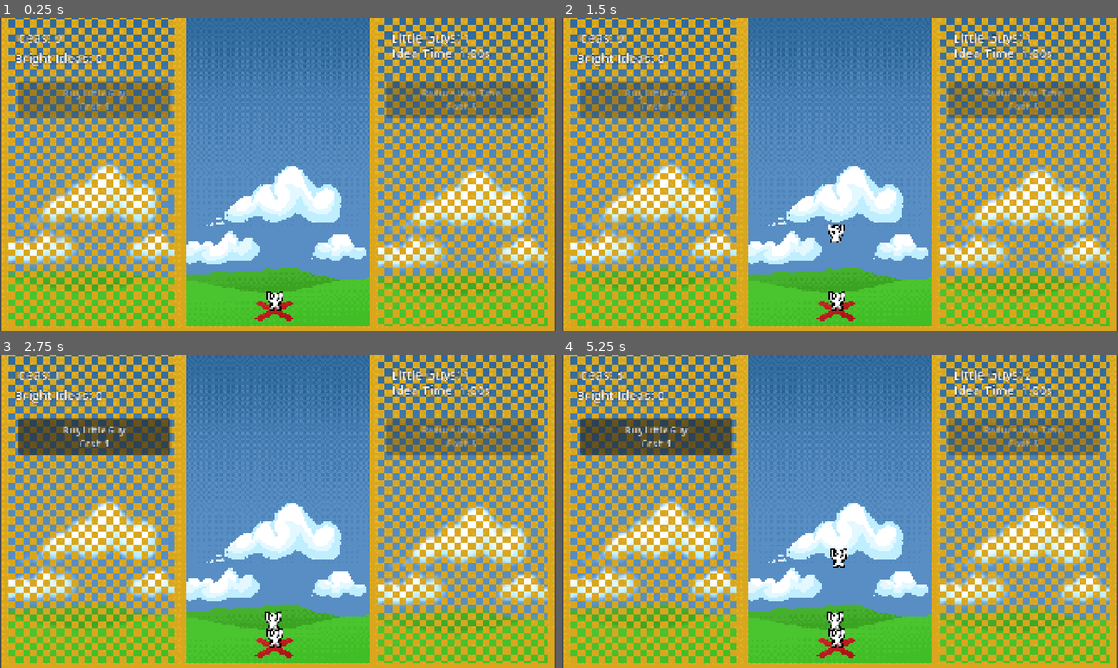
Above: before the commit, frames 1-4 (two rows, left to right).
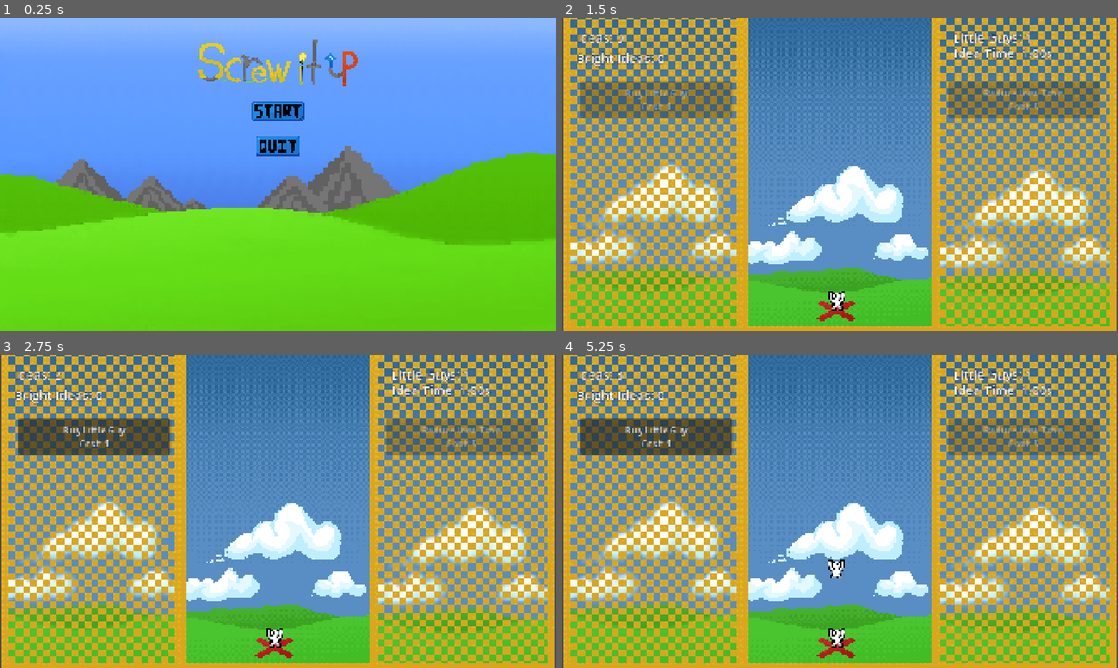
Above: after the commit, the same moments.

Repository: jablonskibrandan/ScrewItUp
Game: Godot game, scene res://scenes/main_menu.tscn
Same seed, same stepped clock (60 frames per second), same inputs: the game is played once before the commit and once after it. Before the commit the project starts from res://scenes/main.tscn.
Inputs (mouse positions are in pixels of both pictures, inside the frame that each line leads up to):
- Up to frame 1 (0.25 s): no input
- Up to frame 2 (1.5 s): click (840, 111) at 0.52 s; click (656, 99) at 1.25 s, where only the run before the commit has a clickable "Buy Little Guy Cost: 1"
- Up to frame 3 (2.75 s): tap Enter (ui_accept) at 2 s; move the mouse to (400, 495) at 2.02 s; hold Right (ui_right) from 2.03 s (still down); hold Enter (ui_accept) from 2.03 s (still down); click (400, 495) at 2.17 s
- Up to frame 4 (5.25 s): move the mouse to (728, 527) at 2.77 s; release Right (ui_right) at 2.78 s; release Enter (ui_accept) at 2.78 s; hold Down (ui_down) 2.78-3.53 s; tap Enter (ui_accept) at 2.85, 3.02, 3.32, 3.5, 4.35, 4.52, 4.82, 5 s; click (728, 527) at 2.92 s; move the mouse to (895, 442) at 3.52 s; hold Right (ui_right) 3.53-4.28 s; hold Enter (ui_accept) 3.53-4.28 s; click (895, 442) at 3.67 s; move the mouse to (812, 574) at 4.27 s; hold Up (ui_up) 4.28-5.03 s; click (812, 574) at 4.42 s; move the mouse to (1006, 558) at 5.02 s; hold Left (ui_left) from 5.03 s (still down); hold Enter (ui_accept) from 5.03 s (still down); click (1006, 558) at 5.17 s

The runs differ from the first frame. In frame 1, 100% of the frame differs, in the area x 0-100%, y 0-100%; in frame 2, 0.1%; in frame 3, 0.2%; in frame 4, 0.4%.

Commit message:
Implementing main menu

Diff:
--- a/project.godot
+++ b/project.godot
@@ -15,7 +15,7 @@
 [application]
 
 config/name="Screw It Up"
-run/main_scene="res://scenes/Main.tscn"
+run/main_scene="uid://cjf0np2jymnl6"
 config/features=PackedStringArray("4.6", "Forward Plus")
 config/icon="res://assets/little_guy.png"
 
--- a/scenes/main.tscn
+++ b/scenes/main.tscn
@@ -59,10 +59,8 @@
 game_manager = NodePath("../../GameManager")
 camera_controller = NodePath("../Camera2D")
 
-[node name="LittleGuy" parent="World" unique_id=338728597 node_paths=PackedStringArray("little_guy_pop", "rare_guy_pop") instance=ExtResource("3_tbgi4")]
+[node name="LittleGuy" parent="World" unique_id=338728597 instance=ExtResource("3_tbgi4")]
 position = Vector2(475, 638)
-little_guy_pop = NodePath("")
-rare_guy_pop = NodePath("")
 
 [node name="ScreenUI" type="CanvasLayer" parent="." unique_id=1507895780 node_paths=PackedStringArray("spawner", "game_ …(198 unchanged characters)…
 layer = 10
--- /dev/null
+++ b/scenes/main_menu.tscn
@@ -0,0 +1,86 @@
+[gd_scene format=3 uid="uid://cjf0np2jymnl6"]
+
+[ext_resource type="Script" path="res://scripts/main_menu.gd" id="1_main"]
+[ext_resource type="Texture2D" path="res://sprites/screwitup-title-screen-pixilart_4.png" id="2_bg"]
+[ext_resource type="Texture2D" path="res://sprites/menu_title_cropped.png" id="3_title"]
+[ext_resource type="Script" path="res://scripts/texture_whimsy.gd" id="4_sway"]
+[ext_resource type="Texture2D" path="res://sprites/start_button_cropped.png" id="5_start"]
+[ext_resource type="Texture2D" path="res://sprites/start_button_focus.png" id="6_start_focus"]
+[ext_resource type="Texture2D" path="res://sprites/quit_button_cropped.png" id="7_quit"]
+[ext_resource type="Texture2D" path="res://sprites/quit_button_focus.png" id="8_quit_focus"]
+
+[node name="MainMenu" type="Control"]
+layout_mode = 3
+anchors_preset = 15
+anchor_right = 1.0
+anchor_bottom = 1.0
+grow_horizontal = 2
+grow_vertical = 2
+script = ExtResource("1_main")
+
+[node name="TitleBackground" type="TextureRect" parent="."]
+z_index = -10
+layout_mode = 1
+anchors_preset = 15
+anchor_right = 1.0
+anchor_bottom = 1.0
+grow_horizontal = 2
+grow_vertical = 2
+mouse_filter = 2
+texture = ExtResource("2_bg")
+expand_mode = 1
+stretch_mode = 0
+
+[node name="VBoxContainer" type="VBoxContainer" parent="."]
+layout_mode = 1
+anchor_left = 0.5
+anchor_right = 0.5
+offset_left = -420.0
+offset_top = 70.0
+offset_right = 420.0
+offset_bottom = 680.0
+grow_horizontal = 2
+theme_override_constants/separation = 24
+alignment = 0
+
+[node name="TitleImage" type="TextureRect" parent="VBoxContainer"]
+custom_minimum_size = Vector2(650, 180)
+layout_mode = 2
+size_flags_horizontal = 4
+size_flags_vertical = 0
+texture = ExtResource("3_title")
+expand_mode = 1
+stretch_mode = 5
+script = ExtResource("4_sway")
+sway_degrees = 3.5
+sway_speed = 0.45
+
+[node name="PlayButton" type="TextureButton" parent="VBoxContainer"]
+z_index = 20
+custom_minimum_size = Vector2(300, 95)
+layout_mode = 2
+size_flags_horizontal = 4
+size_flags_vertical = 0
+focus_mode = 2
+mouse_filter = 0
+ignore_texture_size = true
+stretch_mode = 5
+texture_normal = ExtResource("5_start")
+texture_pressed = ExtResource("6_start_focus")
+texture_hover = ExtResource("6_start_focus")
+texture_focused = ExtResource("6_start_focus")
+
+[node name="QuitButton" type="TextureButton" parent="VBoxContainer"]
+z_index = 20
+custom_minimum_size = Vector2(260, 95)
+layout_mode = 2
+size_flags_horizontal = 4
+size_flags_vertical = 0
+focus_mode = 2
+mouse_filter = 0
+ignore_texture_size = true
+stretch_mode = 5
+texture_normal = ExtResource("7_quit")
+texture_pressed = ExtResource("8_quit_focus")
+texture_hover = ExtResource("8_quit_focus")
+texture_focused = ExtResource("8_quit_focus")
--- /dev/null
+++ b/scripts/main_menu.gd
@@ -0,0 +1,107 @@
+extends Control
+
+@onready var background: TextureRect = $TitleBackground
+@onready var title_image: TextureRect = $VBoxContainer/TitleImage
+@onready var play_button: TextureButton = $VBoxContainer/PlayButton
+@onready var quit_button: TextureButton = $VBoxContainer/QuitButton
+
+var _transitioning: bool = false
+var _play_tween: Tween
+var _quit_tween: Tween
+
+const NORMAL_SCALE := Vector2.ONE
+const HOVER_SCALE := Vector2(1.08, 1.08)
+const BUTTON_TWEEN_TIME := 0.12
+
+func _ready() -> void:
+	# Keep the fullscreen background behind the menu and prevent it from stealing mouse input.
+	background.mouse_filter = Control.MOUSE_FILTER_IGNORE
+	background.z_index = -10
+
+	_setup_button(play_button)
+	_setup_button(quit_button)
+
+	play_button.pressed.connect(_on_play_pressed)
+	quit_button.pressed.connect(_on_quit_pressed)
+
+	# Controller/keyboard navigation should work, but START should not look selected immediately.
+	play_button.focus_neighbor_bottom = play_button.get_path_to(quit_button)
+	quit_button.focus_neighbor_top = quit_button.get_path_to(play_button)
+
+func _setup_button(button: TextureButton) -> void:
+	button.mouse_filter = Control.MOUSE_FILTER_STOP
+	button.focus_mode = Control.FOCUS_ALL
+	button.pivot_offset = button.size / 2.0
+	button.resized.connect(func() -> void:
+		button.pivot_offset = button.size / 2.0
+	)
+	button.mouse_entered.connect(func() -> void:
+		_animate_button(button, true)
+	)
+	button.mouse_exited.connect(func() -> void:
+		_animate_button(button, false)
+	)
+	button.focus_entered.connect(func() -> void:
+		_animate_button(button, true)
+	)
+	button.focus_exited.connect(func() -> void:
+		_animate_button(button, false)
+	)
+
+func _input(event: InputEvent) -> void:
+	if _transitioning:
+		return
+
+	# Fallback mouse click handling. This makes the menu still work even if something
+	# in the UI accidentally blocks the TextureButton pressed signal.
+	if event is InputEventMouseButton:
+		if event.button_index == MOUSE_BUTTON_LEFT and not event.pressed:
+			var mouse_pos := get_global_mouse_position()
+			if play_button.get_global_rect().has_point(mouse_pos):
+				get_viewport().set_input_as_handled()
+				_on_play_pressed()
+			elif quit_button.get_global_rect().has_point(mouse_pos):
+				get_viewport().set_input_as_handled()
+				_on_quit_pressed()
+
+	# Do not grab focus on startup. Only focus START after the player actually uses
+	# keyboard/controller navigation.
+	if event.is_action_pressed("ui_up") or event.is_action_pressed("ui_down") or event.is_action_pressed("ui_left") or event.is_action_pressed("ui_right"):
+		var focused := get_viewport().gui_get_focus_owner()
+		if focused != play_button and focused != quit_button:
+			play_button.grab_focus()
+
+	if event.is_action_pressed("ui_accept"):
+		var focused := get_viewport().gui_get_focus_owner()
+		if focused == null:
+			play_button.grab_focus()
+		elif focused == play_button:
+			_on_play_pressed()
+		elif focused == quit_button:
+			_on_quit_pressed()
+
+func _animate_button(button: TextureButton, highlighted: bool) -> void:
+	var target_scale := HOVER_SCALE if highlighted else NORMAL_SCALE
+	var tween_ref: Tween = _play_tween if button == play_button else _quit_tween
+	if tween_ref:
+		tween_ref.kill()
+
+	var new_tween := create_tween()
+	new_tween.tween_property(button, "scale", target_scale, BUTTON_TWEEN_TIME)
+
+	if button == play_button:
+		_play_tween = new_tween
+	else:
+		_quit_tween = new_tween
+
+func _on_play_pressed() -> void:
+	if _transitioning:
+		return
+	_transitioning = true
+	get_tree().change_scene_to_file("res://scenes/main.tscn")
+
+func _on_quit_pressed() -> void:
+	if _transitioning:
+		return
+	_transitioning = true
+	get_tree().quit()
--- /dev/null
+++ b/scripts/texture_button_pop.gd
@@ -0,0 +1,30 @@
+extends TextureButton
+
+var normal_scale := Vector2.ONE
+var highlighted_scale := Vector2(1.08, 1.08)
+var tween: Tween
+
+func _ready() -> void:
+	focus_mode = Control.FOCUS_ALL
+
+	await get_tree().process_frame
+	pivot_offset = size / 2.0
+
+	focus_entered.connect(_highlight)
+	focus_exited.connect(_unhighlight)
+	mouse_entered.connect(_highlight)
+	mouse_exited.connect(_unhighlight)
+
+func _highlight() -> void:
+	if tween:
+		tween.kill()
+
+	tween = create_tween()
+	tween.tween_property(self, "scale", highlighted_scale, 0.2)
+
+func _unhighlight() -> void:
+	if tween:
+		tween.kill()
+
+	tween = create_tween()
+	tween.tween_property(self, "scale", normal_scale, 0.2)
--- /dev/null
+++ b/scripts/texture_whimsy.gd
@@ -0,0 +1,19 @@
+extends Control
+
+@export var sway_degrees: float = 4.0
+@export var sway_speed: float = 1.5
+
+var time: float = 0.0
+
+func _ready() -> void:
+	await get_tree().process_frame
+	_update_pivot()
+	resized.connect(_update_pivot)
+
+func _process(delta: float) -> void:
+	time += delta
+	var sway := sin(time * TAU * sway_speed)
+	rotation_degrees = sway * sway_degrees
+
+func _update_pivot() -> void:
+	pivot_offset = size / 2.0
Not shown, added: scripts/main_menu.gd.uid
Not shown, added: scripts/texture_button_pop.gd.uid
Not shown, added: scripts/texture_whimsy.gd.uid
Binary file added: sprites/menu_title_cropped.png
Not shown, added: sprites/menu_title_cropped.png.import
Binary file added: sprites/quit_button_cropped.png
Not shown, added: sprites/quit_button_cropped.png.import
Binary file added: sprites/quit_button_focus.png
Not shown, added: sprites/quit_button_focus.png.import
Binary file added: sprites/screwitup-title-screen-pixilart_3.png
Not shown, added: sprites/screwitup-title-screen-pixilart_3.png.import
Binary file added: sprites/screwitup-title-screen-pixilart_4.png
(and 9 more such lines)
